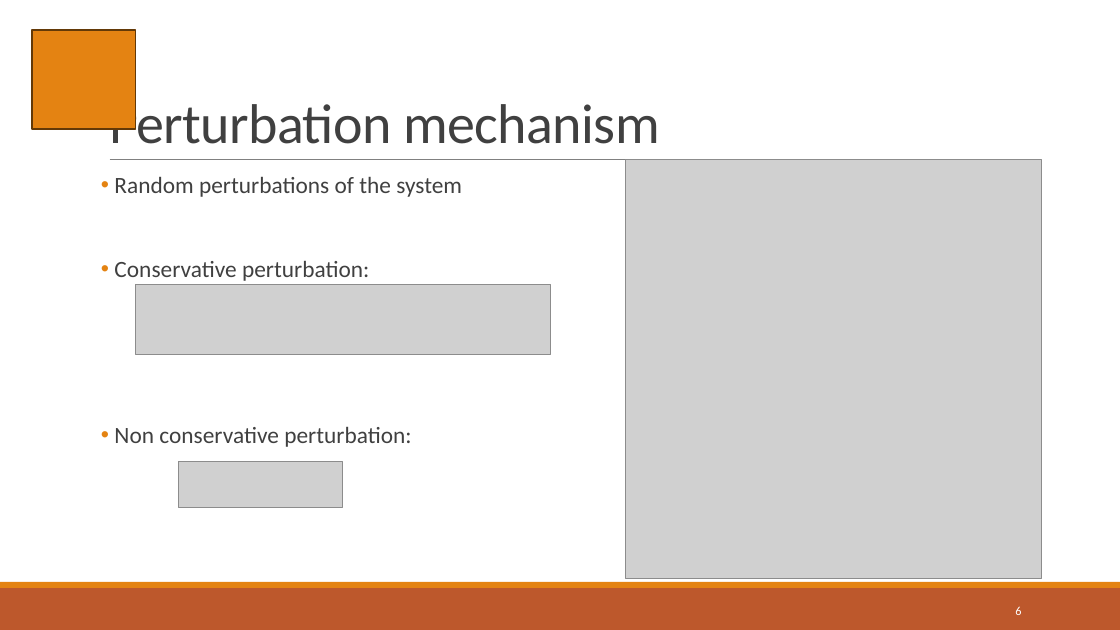
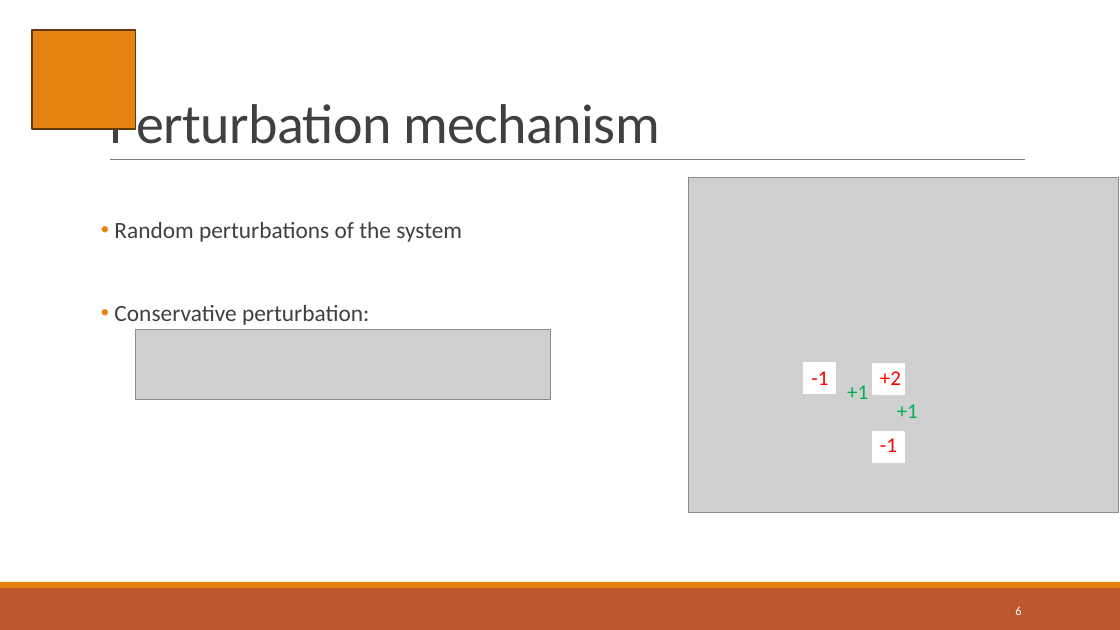
Before and after one commit to mallereusement/CP_sandpile, a slide deck: slide 6 of presentation/sandpile_presentation.pptx. Drawn at 1120x630 pixels with LibreOffice and Linux fonts; fonts in the diff are those of the drawing; grey boxes stand for pictures. Boxes give left, top, right and bottom in pixels: in the first picture for what was removed or moved away, otherwise in the second. Text is boxed around its words. In the diff, an @@ line names an element or a change of style, - is before the commit and + after.

```diff
--- a/presentation/sandpile_presentation.pptx
+++ b/presentation/sandpile_presentation.pptx
@@ picture resized from (x1=626, y1=160, x2=1041, y2=579) to (x1=689, y1=177, x2=1119, y2=513) @@
@@ picture moved from (x1=135, y1=285, x2=550, y2=355) to (x1=135, y1=330, x2=550, y2=400) @@
@@ text added at (x1=847, y1=385, x2=868, y2=399), 18 pt, text #00B050 @@
++1
@@ text added at (x1=897, y1=404, x2=918, y2=418), 18 pt, text #00B050 @@
++1
@@ text at (x1=114, y1=427, x2=411, y2=447): paragraph removed @@
-• Non conservative perturbation:
@@ group added at (x1=804, y1=363, x2=905, y2=463): 3 rectangles, 3 texts @@
++2
+-1
+-1
@@ picture removed at (x1=179, y1=462, x2=344, y2=507) @@
```
Also in this commit, not shown: 6 other slides changed, 1 slide added, 1 slide removed, 23 other files.
